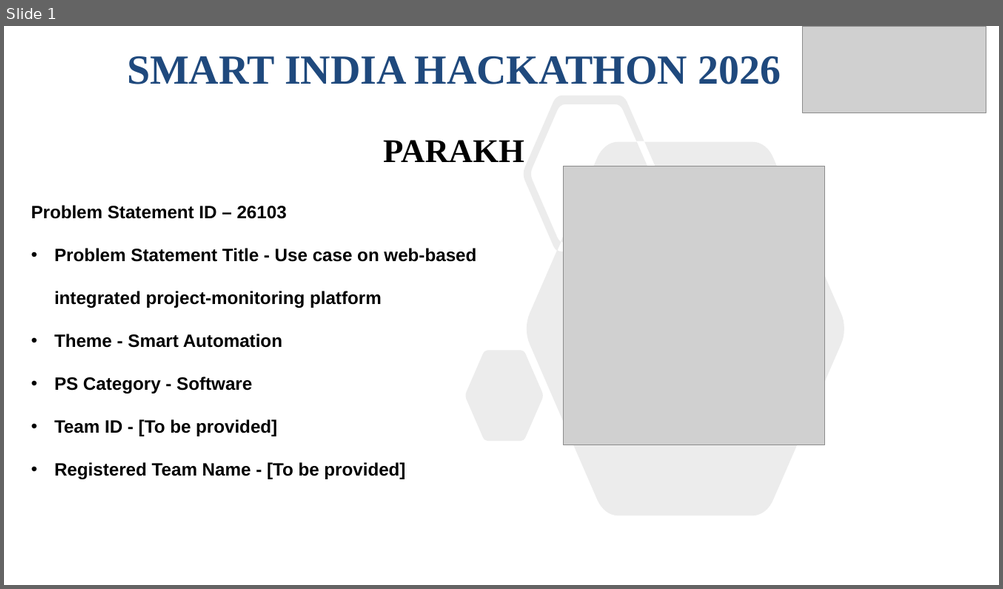
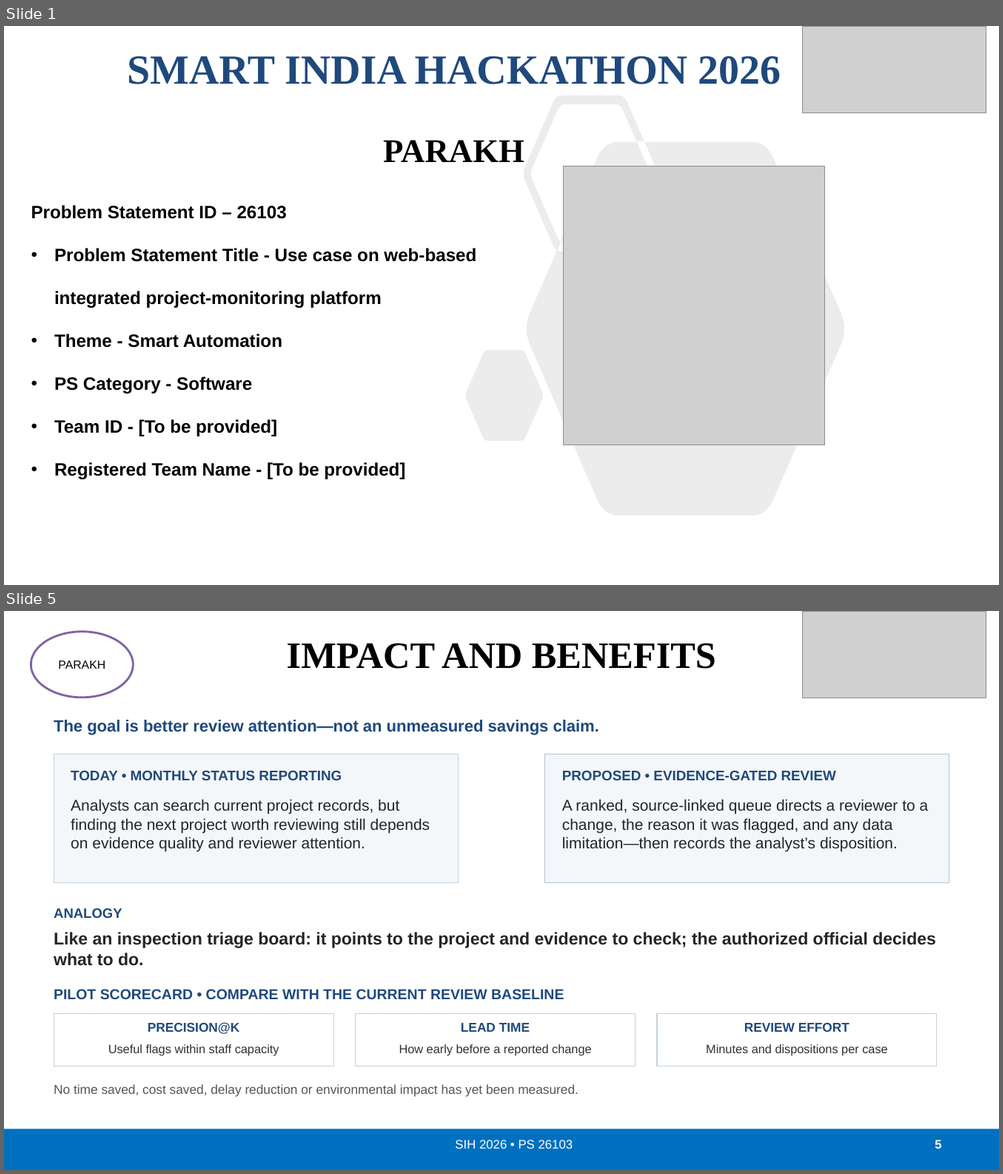
Before and after one commit to Pratyush83078/Parakh, a slide deck: docs/presentation/PARAKH_SIH26103_Idea_Submission.pptx. Shown one above the other, each under a label of ours: slide 1 before the commit, slides 1 and 5 after it; the slides between them are not shown. The pictures are 1003x589 and 1003x1174 pixels, drawn with LibreOffice and Linux fonts; fonts in the diff are those of the drawing; grey boxes stand for pictures. Boxes give left, top, right and bottom in pixels: in the first picture for what was removed or moved away, otherwise in the second. Text is boxed around its words. In the diff, an @@ line names an element or a change of style, - is before the commit and + after.

```diff
--- a/docs/presentation/PARAKH_SIH26103_Idea_Submission.pptx
+++ b/docs/presentation/PARAKH_SIH26103_Idea_Submission.pptx
@@ slide 5 added at [4, 611, 999, 1170], background #FFFFFF @@
@@ ellipse added at [31, 632, 133, 698], fill #FFFFFF, outline #8064A2 2 pt, 11.2 pt, text #000000 @@
+PARAKH
@@ picture added at [802, 611, 986, 698] @@
@@ title added at [287, 643, 716, 669], 36 pt, text #000000, bold @@
+IMPACT AND BENEFITS
@@ text added at [54, 720, 599, 735], 15.8 pt, text #1F497D, bold @@
+The goal is better review attention—not an unmeasured savings claim.
@@ rectangle added at [54, 755, 458, 883], fill #F4F7FA, outline #C4D2DD 0.75 pt @@
@@ rectangle added at [545, 755, 949, 883], fill #F4F7FA, outline #AFC4D6 0.75 pt @@
@@ text added at [71, 771, 341, 780], 13.5 pt, text #1F497D, bold @@
+TODAY • MONTHLY STATUS REPORTING
@@ text added at [562, 771, 836, 780], 13.5 pt, text #1F497D, bold @@
+PROPOSED • EVIDENCE-GATED REVIEW
@@ text added at [71, 799, 430, 851], 15 pt, text #252525 @@
+Analysts can search current project records, but finding the next project worth reviewing still depends on evidence quality and reviewer attention.
@@ text added at [562, 799, 928, 851], 15 pt, text #252525 @@
+A ranked, source-linked queue directs a reviewer to a change, the reason it was flagged, and any data limitation—then records the analyst’s disposition.
@@ text added at [54, 908, 122, 918], 13.1 pt, text #1F497D, bold @@
+ANALOGY
@@ text added at [54, 932, 936, 966], 16.5 pt, text #252525, bold @@
+Like an inspection triage board: it points to the project and evidence to check; the authorized official decides what to do.
@@ text added at [54, 989, 563, 999], 13.9 pt, text #1F497D, bold @@
+PILOT SCORECARD • COMPARE WITH THE CURRENT REVIEW BASELINE
@@ rectangle added at [54, 1014, 334, 1067], fill #FFFFFF, outline #C4D2DD 0.75 pt @@
@@ text added at [148, 1022, 239, 1034], 12.4 pt, text #1F497D, bold @@
+PRECISION@K
@@ rectangle added at [356, 1014, 635, 1067], fill #FFFFFF, outline #C4D2DD 0.75 pt @@
@@ text added at [461, 1023, 529, 1032], 12.4 pt, text #1F497D, bold @@
+LEAD TIME
@@ rectangle added at [657, 1014, 936, 1067], fill #FFFFFF, outline #C4D2DD 0.75 pt @@
@@ text added at [744, 1023, 849, 1032], 12.4 pt, text #1F497D, bold @@
+REVIEW EFFORT
@@ text added at [108, 1045, 279, 1056], 11.6 pt, text #303030 @@
+Useful flags within staff capacity
@@ text added at [399, 1045, 591, 1056], 11.6 pt, text #303030 @@
+How early before a reported change
@@ text added at [706, 1045, 888, 1056], 11.6 pt, text #303030 @@
+Minutes and dispositions per case
@@ text added at [54, 1085, 578, 1097], 12.4 pt, text #555555 @@
+No time saved, cost saved, delay reduction or environmental impact has yet been measured.
@@ rectangle added at [4, 1130, 999, 1170], fill #0070C0 @@
@@ text added at [455, 1140, 573, 1149], 12 pt, text #FFFFFF @@
+SIH 2026 • PS 26103
@@ page number added at [934, 1140, 941, 1149], 12 pt, text #FFFFFF, bold @@
+5
```
Also in this commit, not shown: 1 slide changed, 3 other slides added, 4 slides removed, 19 other files.
